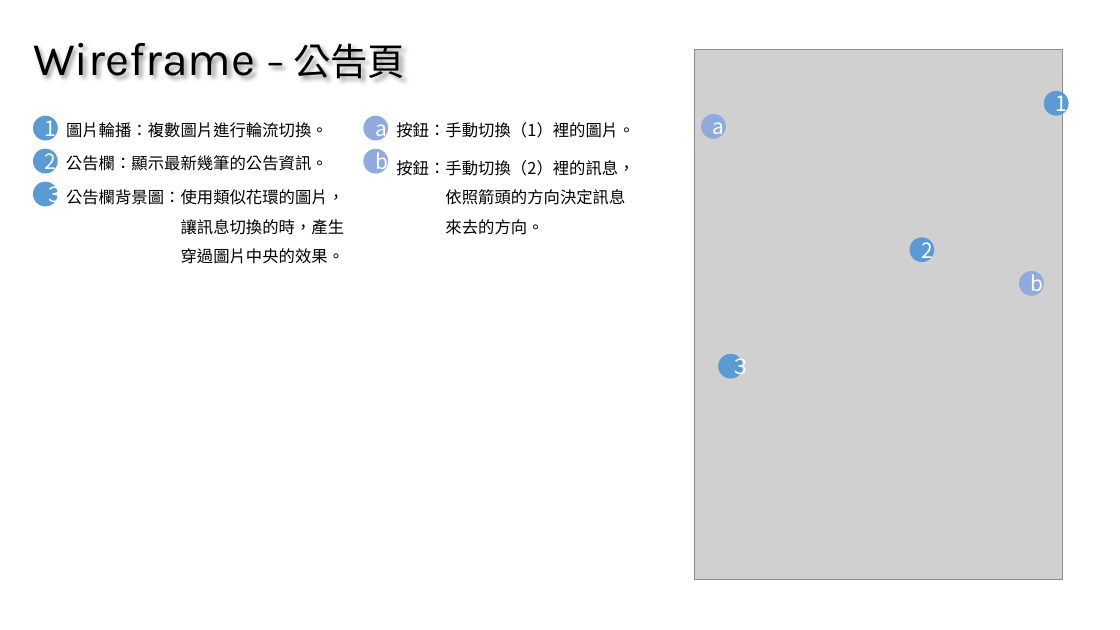
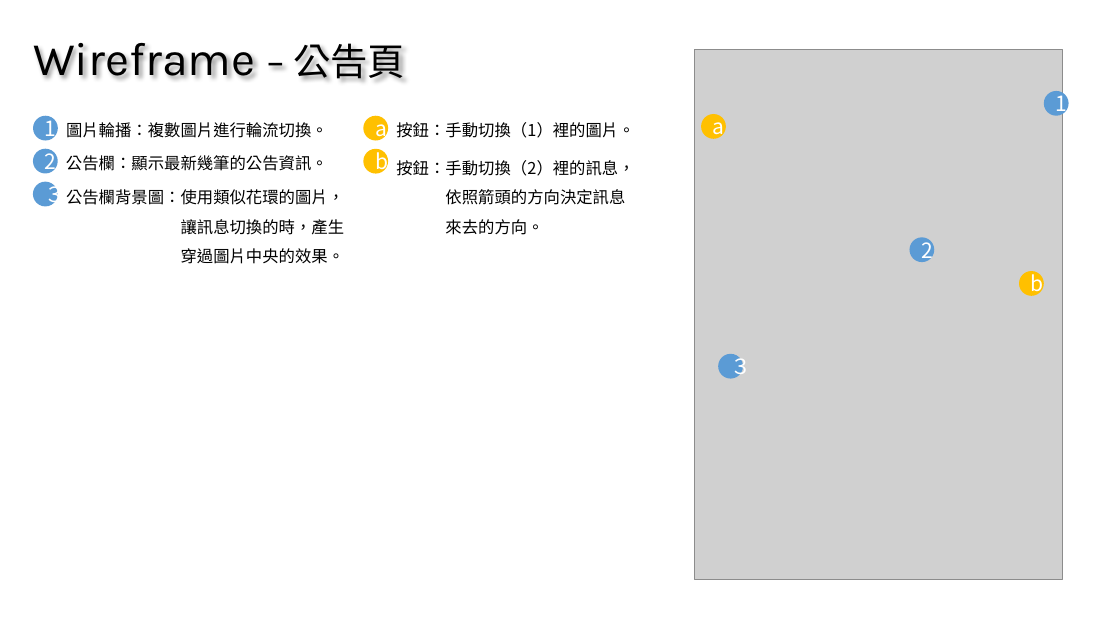
Before and after one commit to MercyLM/MyWeb, a slide deck: slide 8 of 個人作品報告.pptx. Drawn at 1120x630 pixels with LibreOffice and Linux fonts; fonts in the diff are those of the drawing; grey boxes stand for pictures. Boxes give left, top, right and bottom in pixels: in the first picture for what was removed or moved away, otherwise in the second. Text is boxed around its words. In the diff, an @@ line names an element or a change of style, - is before the commit and + after.

```diff
--- a/個人作品報告.pptx
+++ b/個人作品報告.pptx
@@ fill #8FAADC to #FFC000 in 4 elements at (364, 149, 389, 174), (364, 116, 389, 141), (702, 114, 727, 139), (1019, 271, 1044, 297) @@
```
Also in this commit, not shown: 10 other slides changed.
